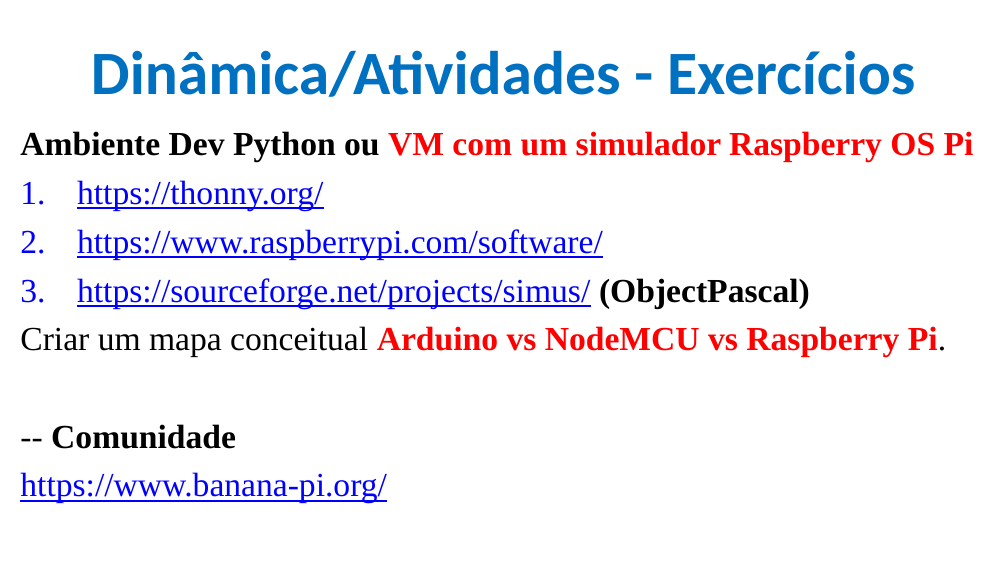
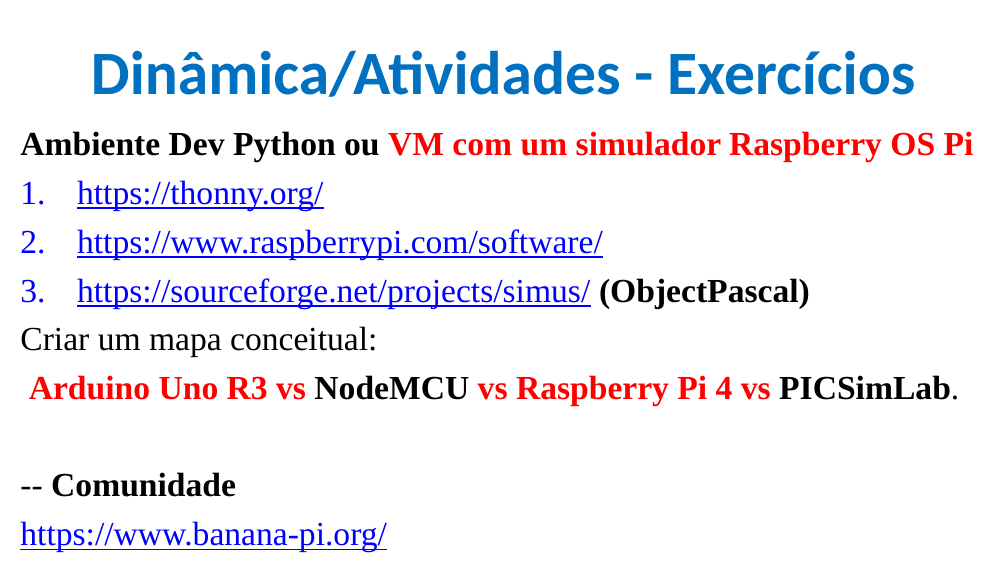
Before and after one commit to CloudEducationBrazil/WydenArea1ProgramacaoMicrocontroladores, a slide deck: slide 20 of 01 Classes/Aula 04 - Programação Microcontroladores - Arduíno Raspberry PI.pptx. Drawn at 1008x567 pixels with LibreOffice and Linux fonts; fonts in the diff are those of the drawing; background and template pictures are left out. Boxes give left, top, right and bottom in pixels: in the first picture for what was removed or moved away, otherwise in the second. Text is boxed around its words. In the diff, an @@ line names an element or a change of style, - is before the commit and + after.

```diff
--- a/01 Classes/Aula 04 - Programação Microcontroladores - Arduíno Raspberry PI.pptx
+++ b/01 Classes/Aula 04 - Programação Microcontroladores - Arduíno Raspberry PI.pptx
@@ text at bbox=[20, 326, 959, 406]: text changed; text colour #FF0000 to #000000 @@
-Criar um mapa conceitual Arduino vs NodeMCU vs Raspberry Pi.
+Criar um mapa conceitual:
+Arduino Uno R3 vs NodeMCU vs Raspberry Pi 4 vs PICSimLab.
```
Also in this commit, not shown: 1 other file.
